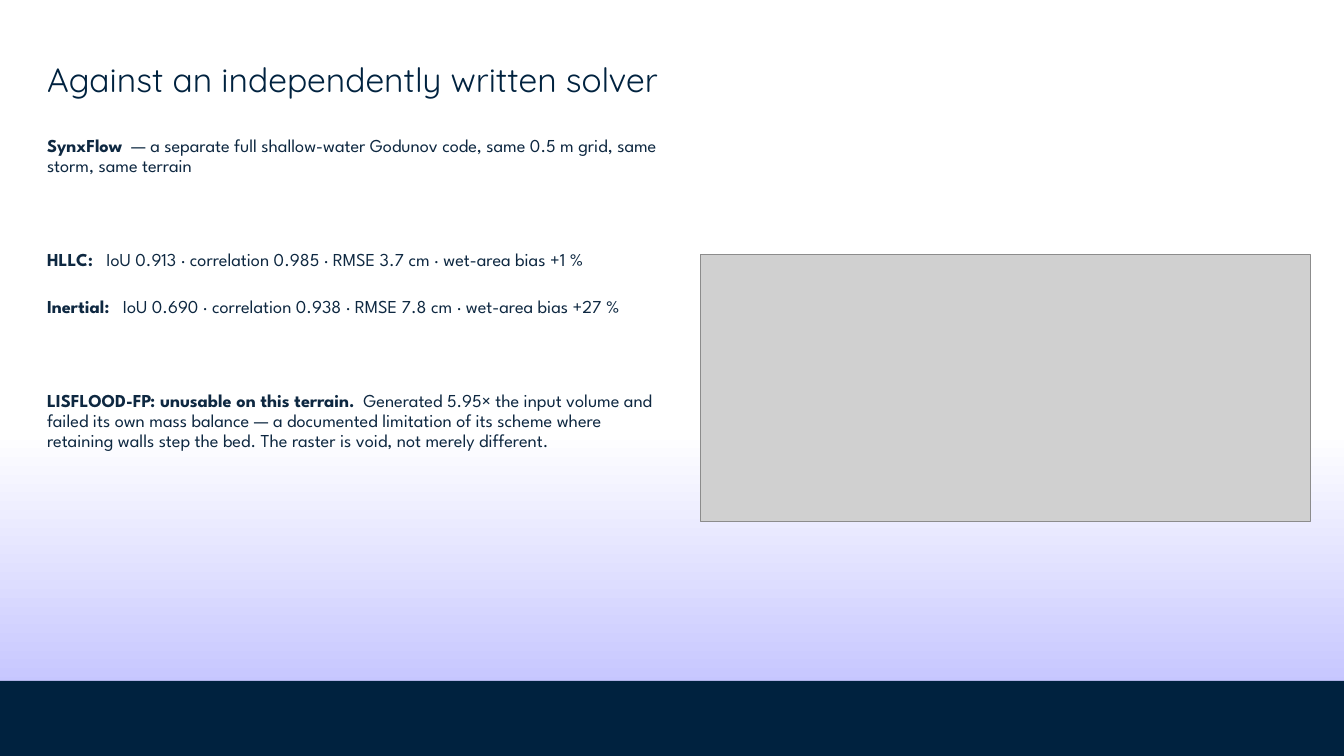
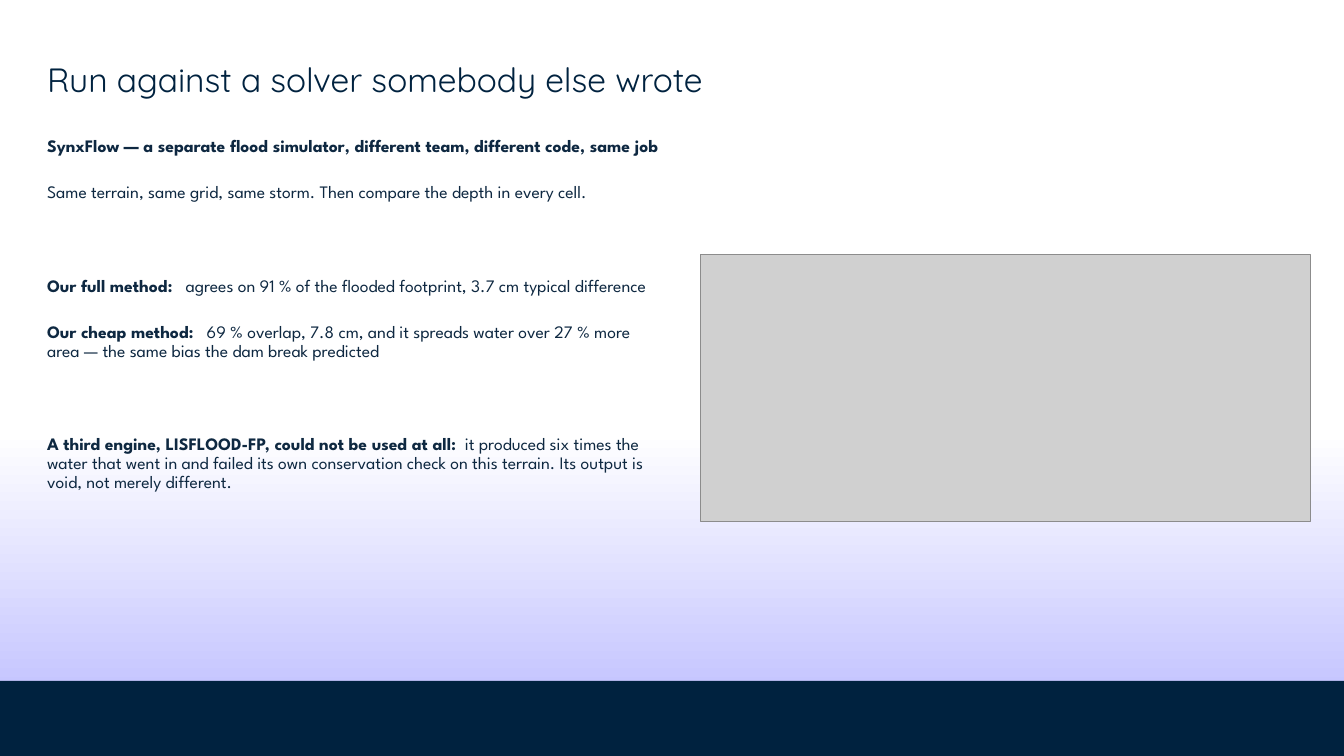
Before and after one commit to stathis-liap/Beirut_Project, a slide deck: slide 12 of output/presentation/almasar_technical_deck.pptx (slide 10 before the commit). Drawn at 1344x756 pixels with LibreOffice and Linux fonts; fonts in the diff are those of the drawing; grey boxes stand for pictures; background and template pictures are left out. Boxes give left, top, right and bottom in pixels: in the first picture for what was removed or moved away, otherwise in the second. Text is boxed around its words. In the diff, an @@ line names an element or a change of style, - is before the commit and + after.

Commit message:
Repitch the technical deck for engineers rather than hydraulics specialists
The deck assumed the audience read the flood-modelling literature. It should
assume they write software and understand maths.

- Every literature name is gone from the slides: Audusse reconstruction, Toro
  wave speeds, Kurganov-Petrova desingularisation, SIMP relaxation, Heaviside
  projection. The equation cards now annotate what each term *does* - "measure
  depth from the higher of the two beds, so still water stays still over a
  step" says more than the name ever did.
- The two schemes are "the cheap way" and "the full way", with what the cheap
  one drops and why it matters here, instead of a citation.
- New tech_loop.png: the stencil, the four steps of a timestep, and the per-run
  budget. Familiar ground for anyone who has written numerical code, and it
  makes steps 1 and 3 the only things that need explaining.
- Testing is framed as a test suite plus a runtime invariant, because that is
  what it is.
- Differentiability is explained as autograd through 75,000 steps - the same
  machinery that trains a network, applied to a solver.
- Adds "the idea in one paragraph" up front and drops the dense formulation
  slide that opened the old version.

20 slides, up from 18. The overview deck is unchanged.

```diff
--- a/output/presentation/almasar_technical_deck.pptx
+++ b/output/presentation/almasar_technical_deck.pptx
@@ title at [47, 67, 702, 99]: text changed @@
-Against an independently written solver
+Run against a solver somebody else wrote
@@ text at [47, 139, 658, 492]: text changed; size 13 to 12.5 pt @@
-SynxFlow — a separate full shallow-water Godunov code, same 0.5 m grid, same storm, same terrain
-HLLC: IoU 0.913 · correlation 0.985 · RMSE 3.7 cm · wet-area bias +1 %
-Inertial: IoU 0.690 · correlation 0.938 · RMSE 7.8 cm · wet-area bias +27 %
-LISFLOOD-FP: unusable on this terrain. Generated 5.95× the input volume and failed its own mass balance — a documented limitation of its scheme where retaining walls step the bed. The raster is void, not merely different.
+SynxFlow — a separate flood simulator, different team, different code, same job
+Same terrain, same grid, same storm. Then compare the depth in every cell.
+Our full method: agrees on 91 % of the flooded footprint, 3.7 cm typical difference
+Our cheap method: 69 % overlap, 7.8 cm, and it spreads water over 27 % more area — the same bias the dam break predicted
+A third engine, LISFLOOD-FP, could not be used at all: it produced six times the water that went in and failed its own conservation check on this terrain. Its output is void, not merely different.
```
Also in this commit, not shown: 6 other slides changed, 12 slides added, 10 slides removed, 9 other files.
